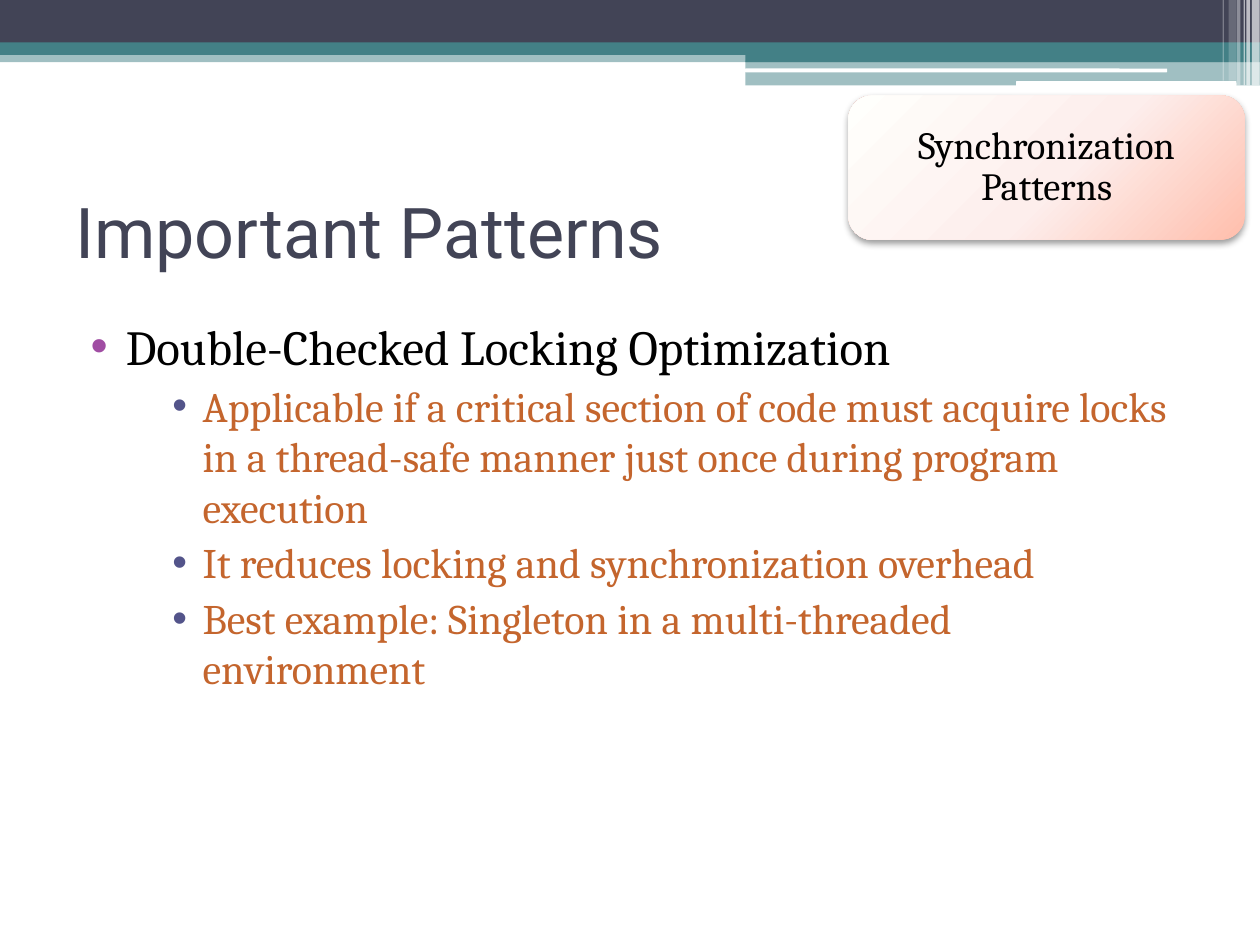
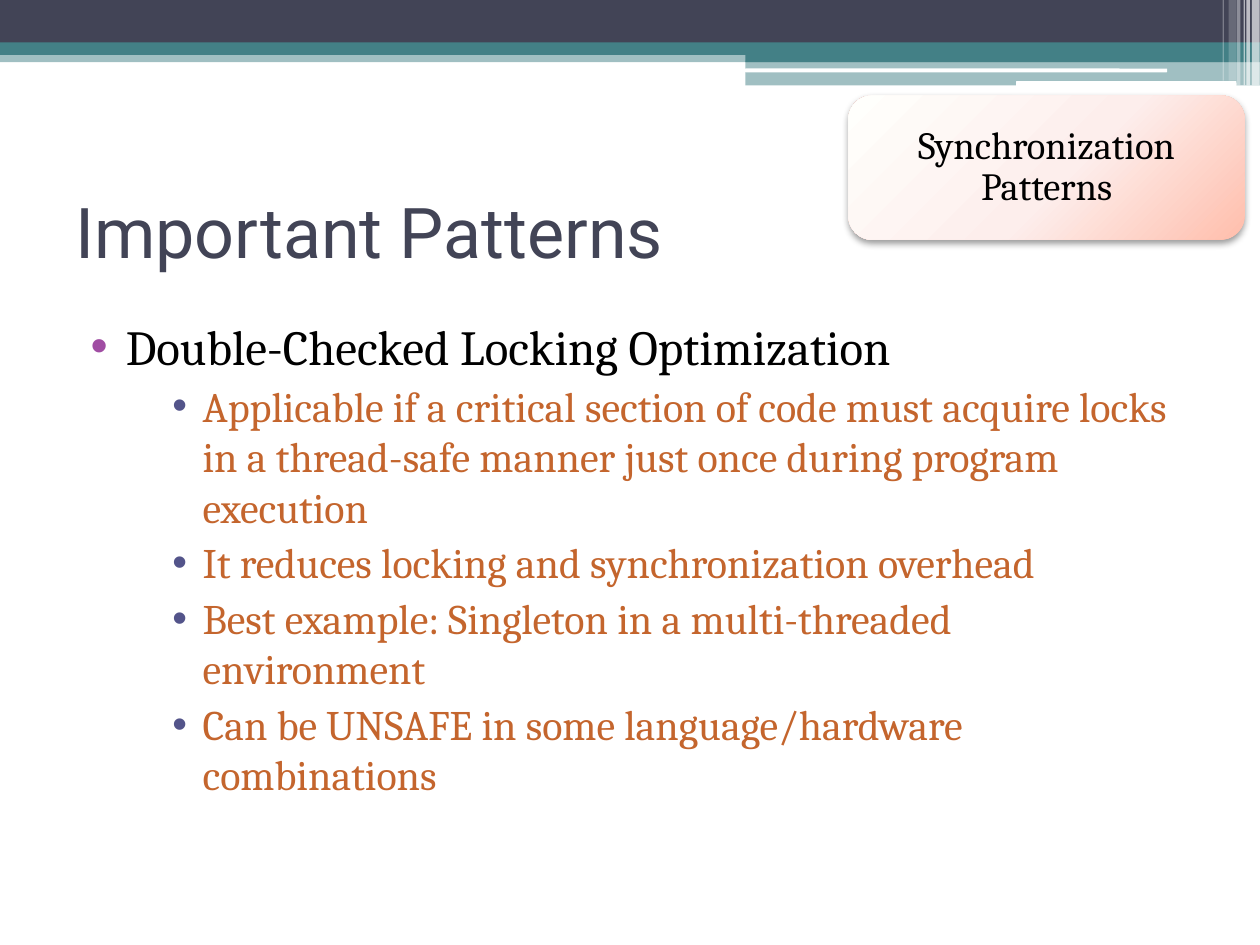
Before and after one commit to CodeLionX/ePortfolio_DesignPatterns, a slide deck: slide 21 of presentation/Design Patterns.pptx. Drawn at 1260x945 pixels with LibreOffice and Linux fonts; fonts in the diff are those of the drawing. Boxes give left, top, right and bottom in pixels: in the first picture for what was removed or moved away, otherwise in the second. Text is boxed around its words. In the diff, an @@ line names an element or a change of style, - is before the commit and + after.

```diff
--- a/presentation/Design Patterns.pptx
+++ b/presentation/Design Patterns.pptx
@@ text at (203,710,962,791): paragraph added @@
+    • Can be UNSAFE in some language/hardware combinations
```
Also in this commit, not shown: 10 other slides changed, 1 other file.
